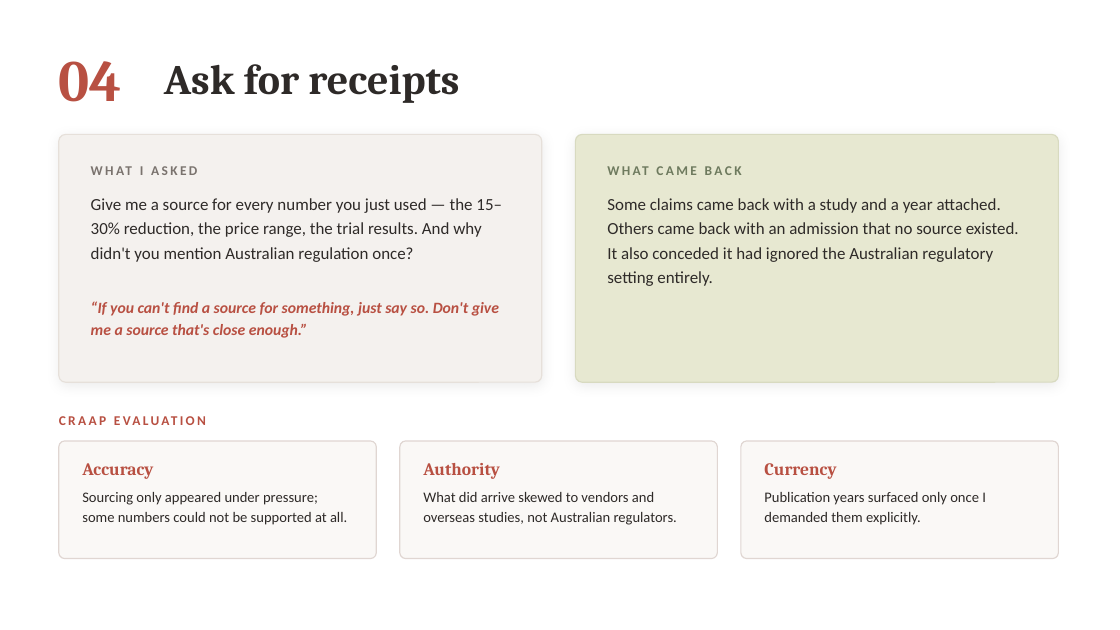
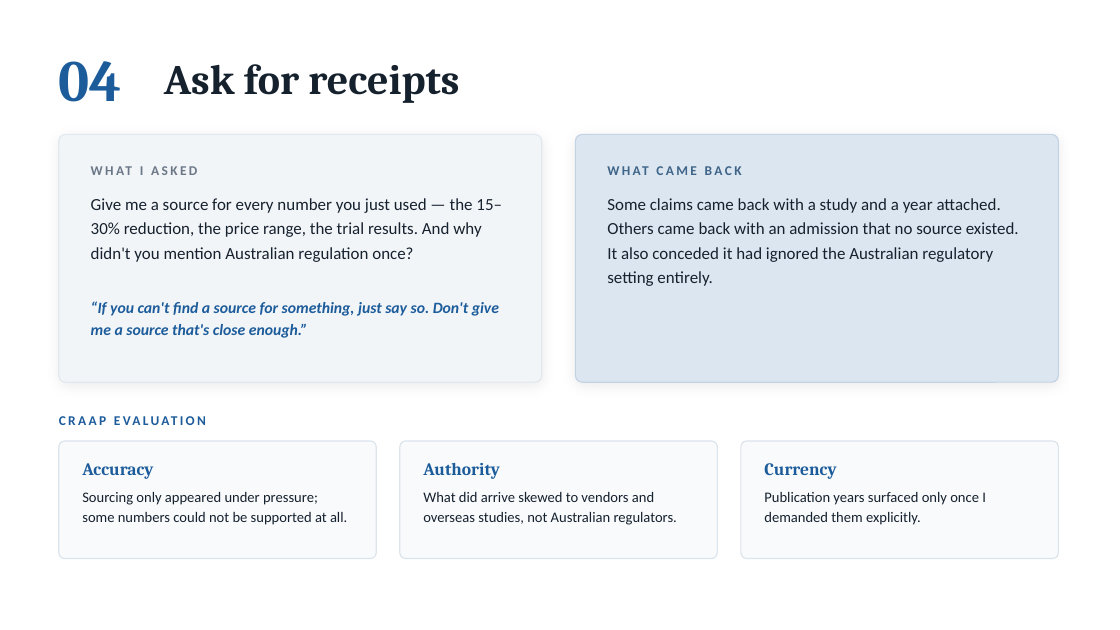
Before and after one commit to danielfrancogomez-wq/My-computer-claude-code, a slide deck: slide 8 of Followmont-Prompt-Chain.pptx. Drawn at 1120x630 pixels with LibreOffice and Linux fonts; fonts in the diff are those of the drawing. Boxes give left, top, right and bottom in pixels: in the first picture for what was removed or moved away, otherwise in the second. Text is boxed around its words. In the diff, an @@ line names an element or a change of style, - is before the commit and + after.

```diff
--- a/Followmont-Prompt-Chain.pptx
+++ b/Followmont-Prompt-Chain.pptx
@@ rounded rectangle at box(59, 134, 542, 382): fill #F4F1EE to #F2F5F8; outline #E6E0DA 1 pt to #E1E8EF 1 pt @@
@@ rounded rectangle at box(576, 134, 1059, 382): fill #E7E8D1 to #DCE6F0; outline #D8DAC0 1 pt to #C3D3E3 1 pt @@
@@ text "WHAT I ASKED" at box(140, 166, 144, 175): text colour #7A736E to #6B7787 @@
@@ text "WHAT CAME BACK" at box(607, 158, 1027, 181): text colour #6E7A5E to #3E6488 @@
@@ fill #FAF8F6 to #F8FAFC; outline #E0D6D2 1 pt to #DCE4EC 1 pt in 3 elements at box(59, 441, 376, 559), box(400, 441, 718, 559), box(741, 441, 1059, 559) @@
@@ text colour #B85042 to #1D5C9B in 6 elements at box(59, 61, 122, 102), box(91, 301, 499, 338), box(59, 408, 563, 433), box(82, 463, 153, 479), box(423, 463, 500, 479), box(764, 463, 836, 479) @@
@@ text colour #2E2A28 to #16212E in 6 elements at box(164, 64, 459, 103), box(91, 198, 502, 262), box(607, 198, 1019, 286), box(82, 492, 347, 525), box(423, 492, 677, 525), box(764, 492, 986, 525) @@
```
Also in this commit, not shown: 12 other slides changed, 1 other file.
